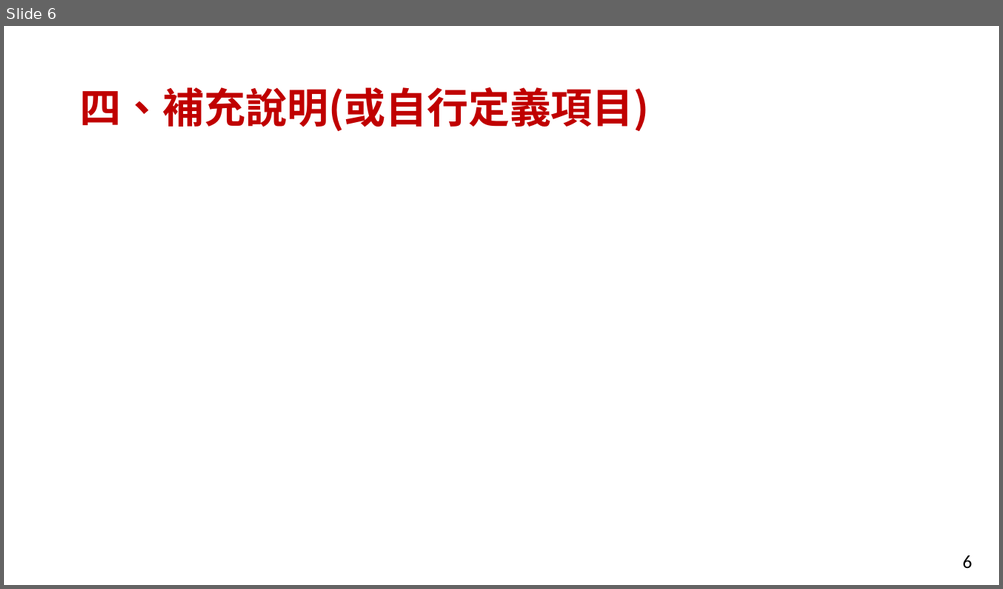
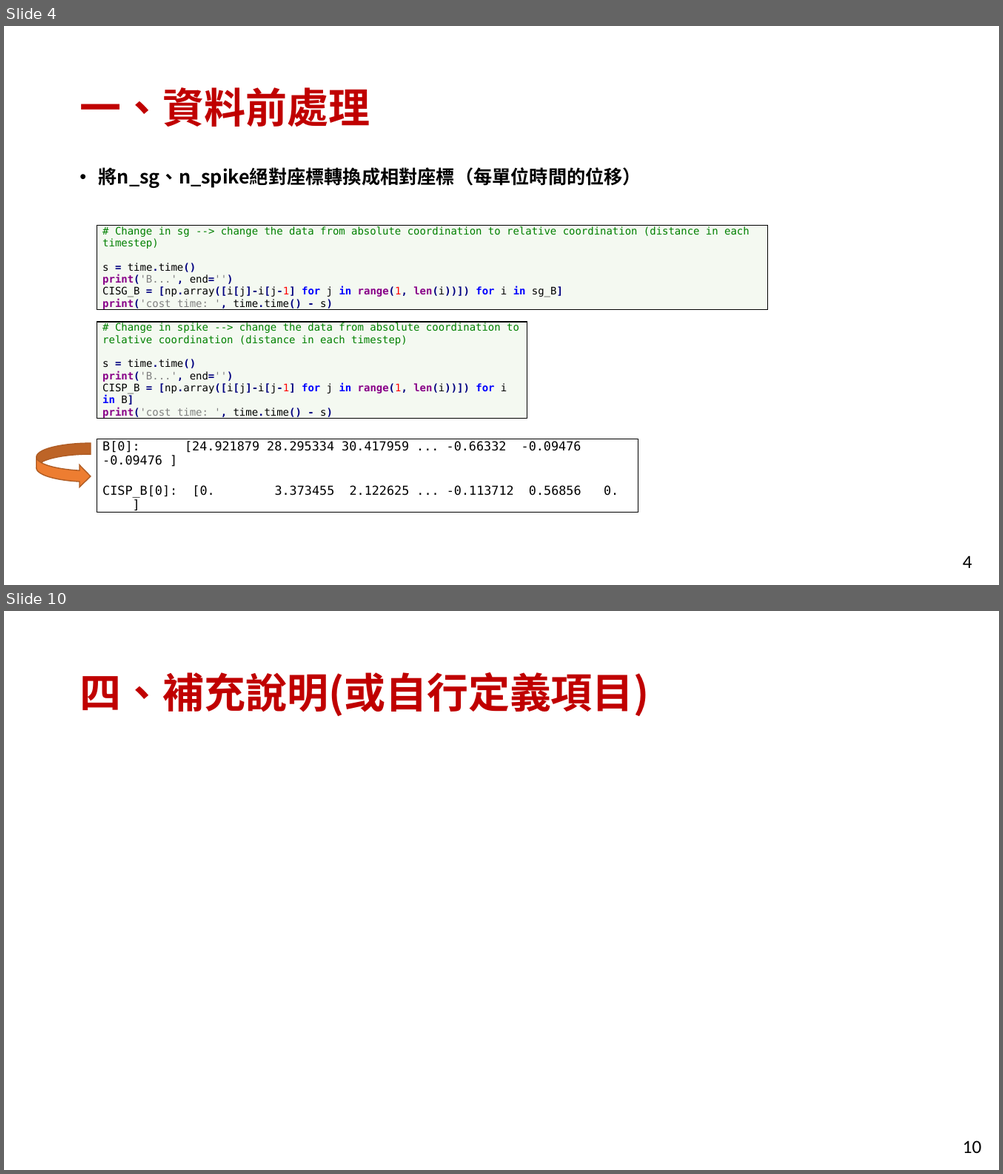
Before and after one commit to FuJasmine/imbd2022final, a slide deck: 111052_projectB_report.pptx. Shown one above the other, each under a label of ours: slide 6 before the commit, slides 4 and 10 after it; the slides between them are not shown. The pictures are 1003x589 and 1003x1174 pixels, drawn with LibreOffice and Linux fonts; fonts in the diff are those of the drawing. Boxes give left, top, right and bottom in pixels: in the first picture for what was removed or moved away, otherwise in the second. Text is boxed around its words. In the diff, an @@ line names an element or a change of style, - is before the commit and + after.

```diff
--- a/111052_projectB_report.pptx
+++ b/111052_projectB_report.pptx
@@ slide 4 added at (x1=4, y1=26, x2=999, y2=585), background #FFFFFF; not listed: 1 template element that a slide beside it also shows @@
@@ title added at (x1=79, y1=87, x2=370, y2=127), 40 pt, text #C00000, bold @@
+一、資料前處理
@@ text added at (x1=99, y1=167, x2=641, y2=188), 18 pt, text #000000, bold @@
+• 將n_sg、n_spike絕對座標轉換成相對座標（每單位時間的位移）
@@ table added at (x1=97, y1=225, x2=768, y2=312), 1 rows, 1 columns @@
+# Change in sg --> change the data from absolute coordination to relative coordination (distance in each timestep) / s = time.time() / print('B...', end='') / CISG_B = [np.array([i[j]-i[j-1] for j in range(1, len(i))]) for i in sg_B] / print('cost time: ', time.time() - s)
@@ table added at (x1=97, y1=322, x2=527, y2=421), 1 rows, 1 columns @@
+# Change in spike --> change the data from absolute coordination to relative coordination (distance in each timestep) / s = time.time() / print('B...', end='') / CISP_B = [np.array([i[j]-i[j-1] for j in range(1, len(i))]) for i in B] / print('cost time: ', time.time() - s)
@@ curved right arrow added at (x1=36, y1=444, x2=91, y2=488), fill #ED7D31, outline #AF5C24 1 pt @@
@@ table added at (x1=97, y1=440, x2=638, y2=501), 1 rows, 1 columns @@
+B[0]: [24.921879 28.295334 30.417959 ... -0.66332 -0.09476 -0.09476 ] / CISP_B[0]: [0. 3.373455 2.122625 ... -0.113712 0.56856 0. ]
@@ what was slide 6 is now slide 10 @@
@@ page number at (x1=962, y1=1141, x2=982, y2=1153): text changed @@
-6
+10
```
Also in this commit, not shown: 3 slides changed, 5 other slides added, 2 slides removed.
